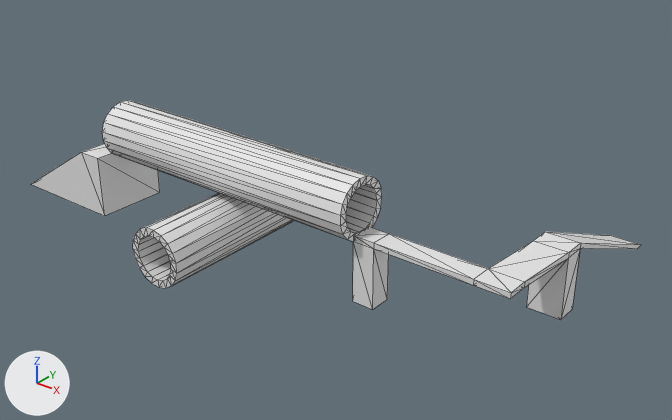
One commit to the glTF model Assets/Models/testBridge.glb: the scene before it, then after it.
Rendered twice from a camera (50 mm lens) standing at (53.5, -52.4, 39.6) and looking at (5.2, 8.0, 2.1). The axes (+X, +Y, +Z) are drawn at lower left. The lights are the same throughout. The picture after the commit comes second. Mesh edges are drawn as thin lines. Where no turn or scale is listed for an object, it has been applied to the vertices.

Objects in the first picture: '柱体', '柱体.001', '立方体', '立方体.001'.
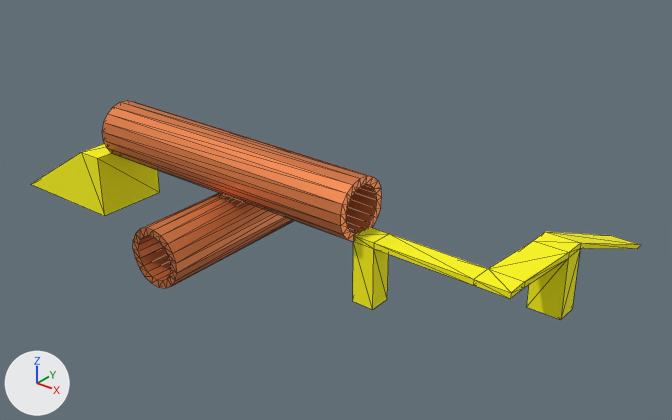
Commit message: testBridge Worked

The edits, one by one:
Material 'Brass' (mat_brass) is new.
Its base color is (1.0, 0.952, 0.000409) (yellow #fffa01).
Its roughness is 0.958.
Material 'Material' (mat_material) is new.
Its base color is (0.801, 0.231, 0.0715) (orange #e7844c).
Its metallic is 0.535.
me_柱体_001 has 76 vertices, 152 faces and spans x -14.1..14.1, y -2.6..2.7, z 5.3..10.6.
me_柱体_001 gains material mat_material (orange #e7844c).
me_柱体_002 has 76 vertices, 152 faces and spans x -2.7..2.6, y -9.3..9.3, z 0.0..5.4.
me_柱体_002 gains material mat_material (orange #e7844c).
me_立方体_004 has 36 vertices, 68 faces and spans x 14.1..28.5, y -1.0..23.0, z 0.0..6.0.
me_立方体_004 gains material mat_brass (yellow #fffa01).
me_立方体_003 has 8 vertices, 12 faces and spans x -26.0..-14.1, y -3.51..3.51, z 0.0..6.0.
me_立方体_003 gains material mat_brass (yellow #fffa01).

Where the change shows, as pixel boxes (x1, y1, x2, y2) in the pictures (672 x 420 px):
'柱体', recoloured (white to orange)
    both: (102, 100, 382, 242)
'立方体', recoloured (white to yellow)
    both: (353, 227, 641, 320)
'柱体.001', recoloured (white to orange)
    both: (133, 193, 295, 288)
'立方体.001', recoloured (white to yellow)
    both: (31, 144, 160, 216)
